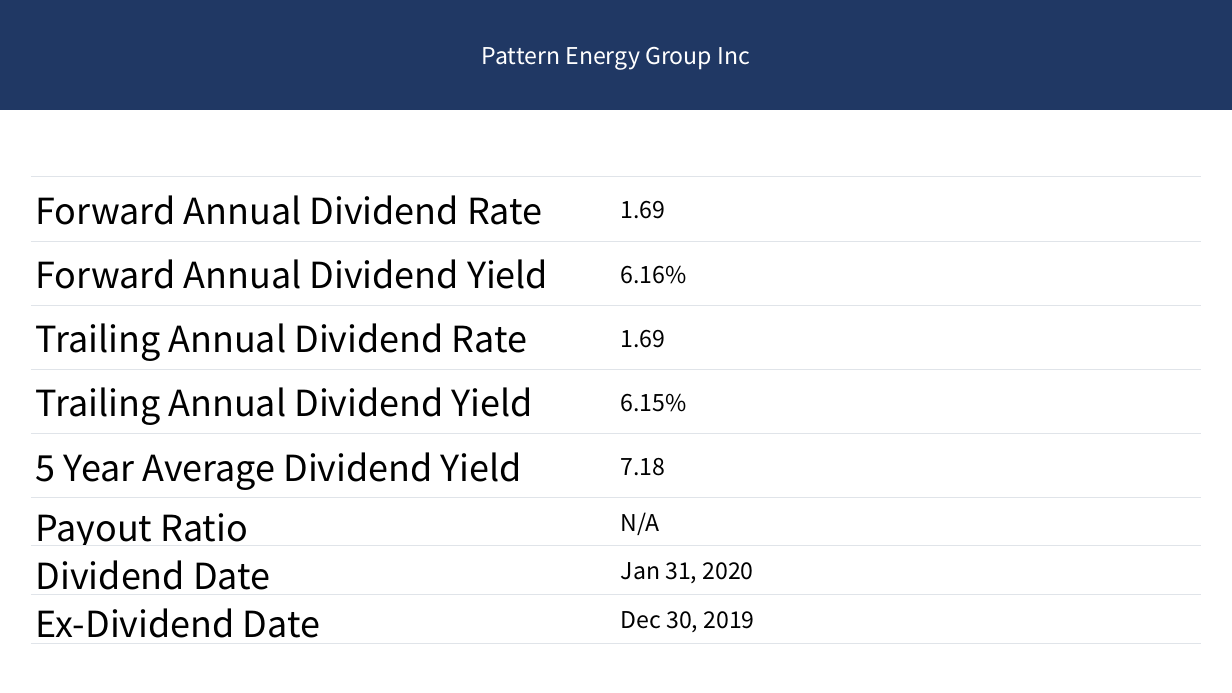
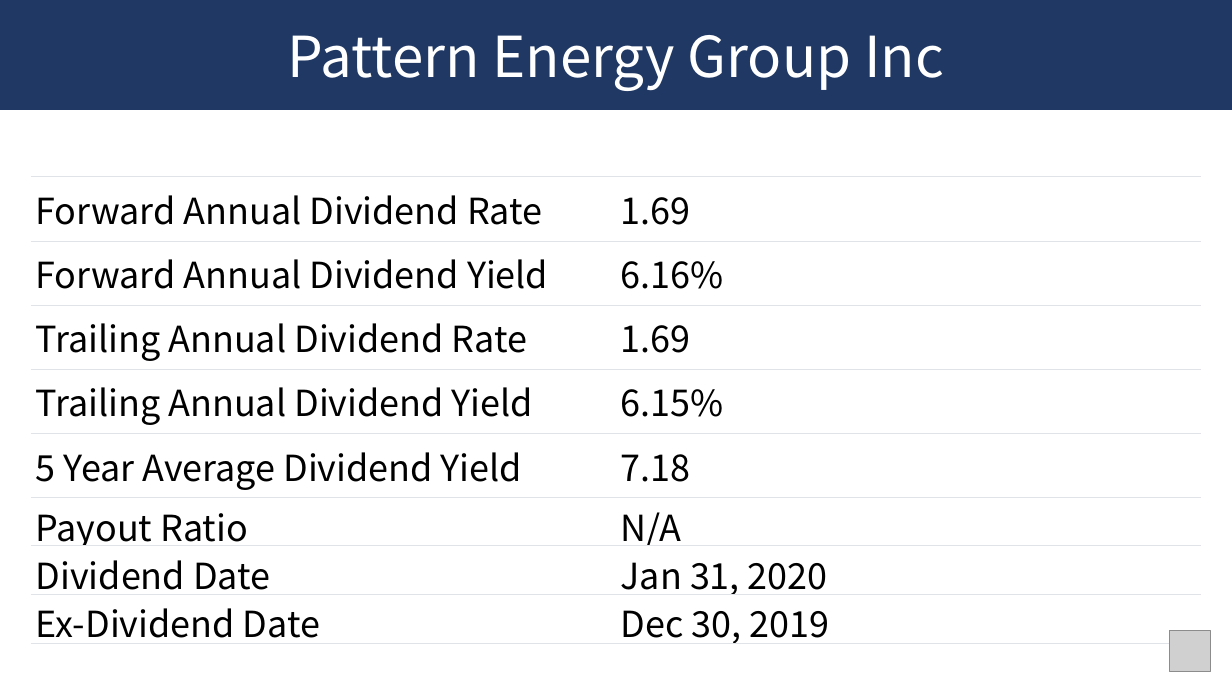
Before and after one commit to aocory/kabuvue, a slide deck: slide 9 of pptx/PEGI.pptx (slide 7 before the commit). Drawn at 1232x693 pixels with LibreOffice and Linux fonts; fonts in the diff are those of the drawing; grey boxes stand for pictures. Boxes give left, top, right and bottom in pixels: in the first picture for what was removed or moved away, otherwise in the second. Text is boxed around its words. In the diff, an @@ line names an element or a change of style, - is before the commit and + after.

```diff
--- a/pptx/PEGI.pptx
+++ b/pptx/PEGI.pptx
@@ rectangle "Pattern Energy Group Inc" at box(0, 0, 1232, 110): size 18 to 44 pt @@
@@ table at box(30, 177, 1202, 647) @@
@@ size 18 to 28 pt in "1.69", "6.16%", "1.69", "6.15%" and 4 more places @@
@@ picture added at box(1169, 630, 1210, 671) @@
```
Also in this commit, not shown: 7 other slides changed, 2 slides added, 4 other files.
